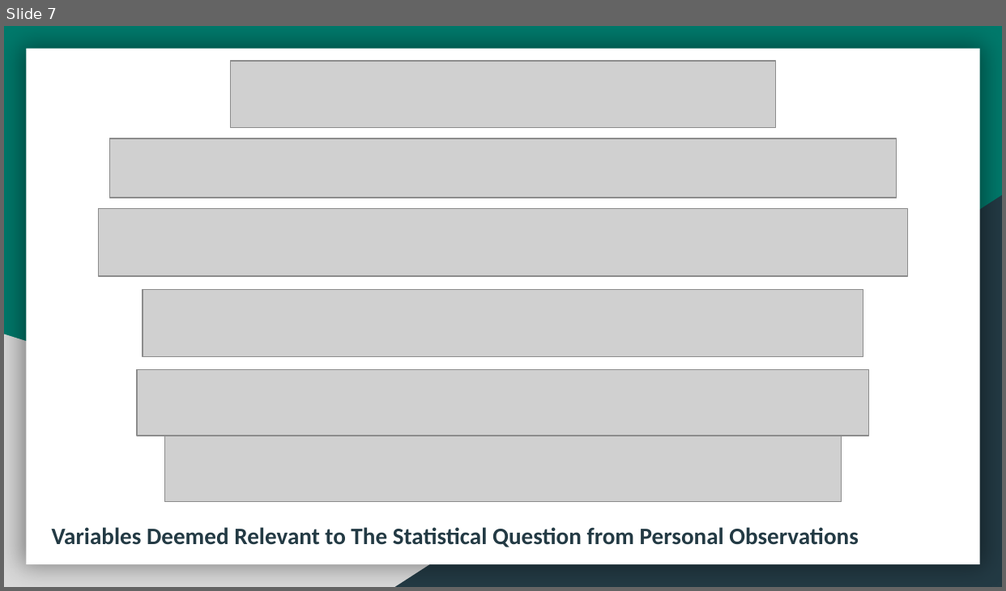
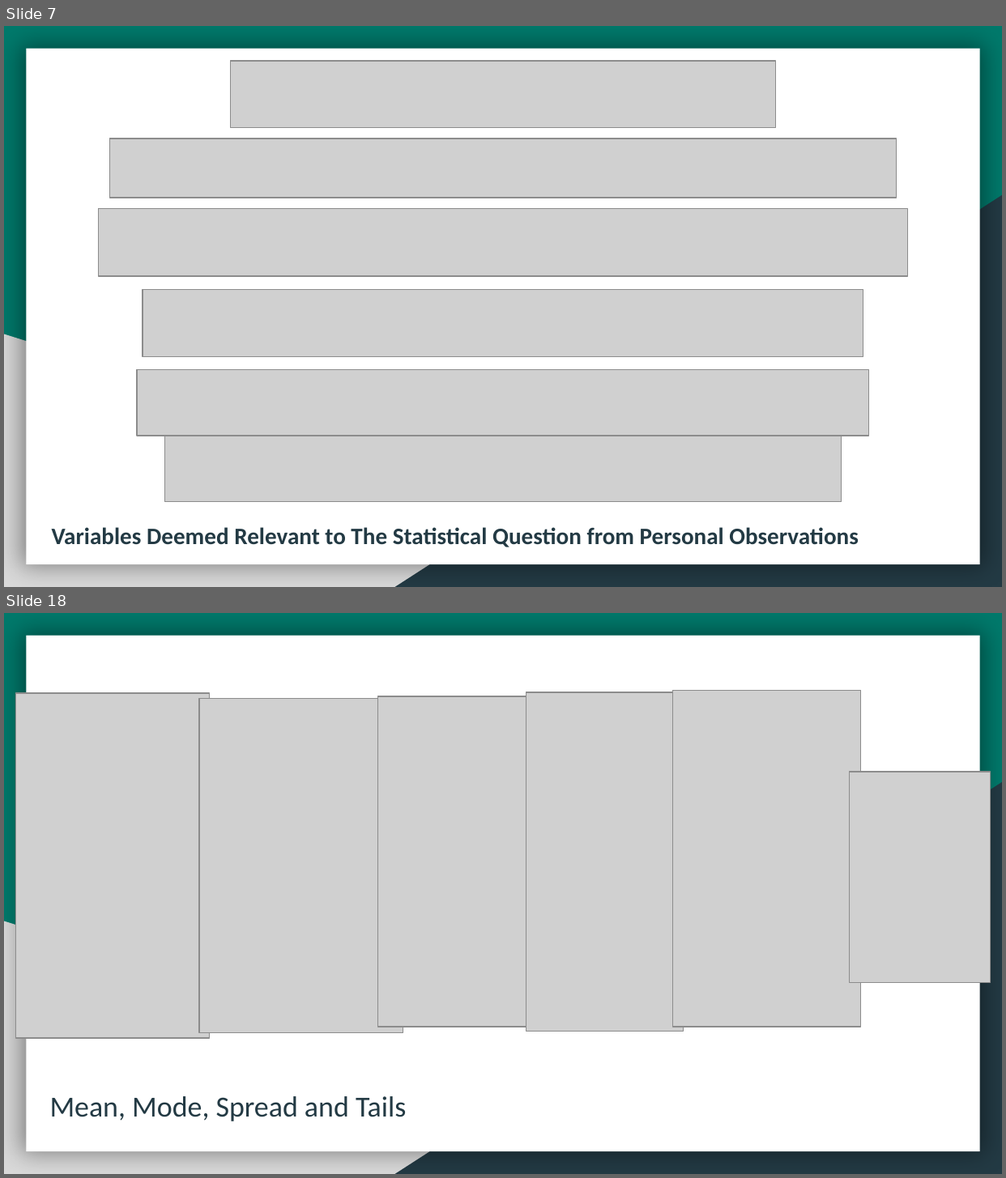
Before and after one commit to phillipseb/DSC530, a slide deck: ThinkStats2-master/final/Employee Attrition - DSC530 Final.pptx. Shown one above the other, each under a label of ours: slide 7 before the commit, slides 7 and 18 after it; the slides between them are not shown. The pictures are 1006x591 and 1006x1178 pixels, drawn with LibreOffice and Linux fonts; fonts in the diff are those of the drawing; grey boxes stand for pictures. Boxes give left, top, right and bottom in pixels: in the first picture for what was removed or moved away, otherwise in the second. Text is boxed around its words. In the diff, an @@ line names an element or a change of style, - is before the commit and + after.

```diff
--- a/ThinkStats2-master/final/Employee Attrition - DSC530 Final.pptx
+++ b/ThinkStats2-master/final/Employee Attrition - DSC530 Final.pptx
@@ slide 18 added at (4,613,1002,1174), background #00796B; not listed: 3 template elements that a slide beside it also shows @@
@@ picture added at (16,693,210,1038) @@
@@ picture added at (199,699,403,1033) @@
@@ picture added at (377,696,534,1027) @@
@@ picture added at (526,692,683,1031) @@
@@ picture added at (672,690,861,1027) @@
@@ picture added at (850,772,990,982) @@
@@ text added at (50,1097,406,1122), 21 pt, text #233A44 @@
+Mean, Mode, Spread and Tails
```
Also in this commit, not shown: 1 slide changed, 29 other slides added.
